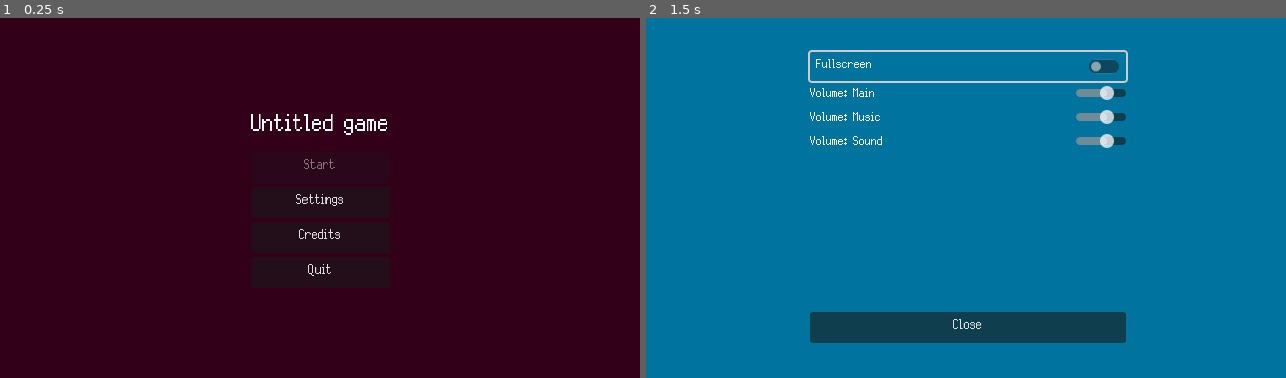
Above: before the commit, frames 1-2 (left to right).
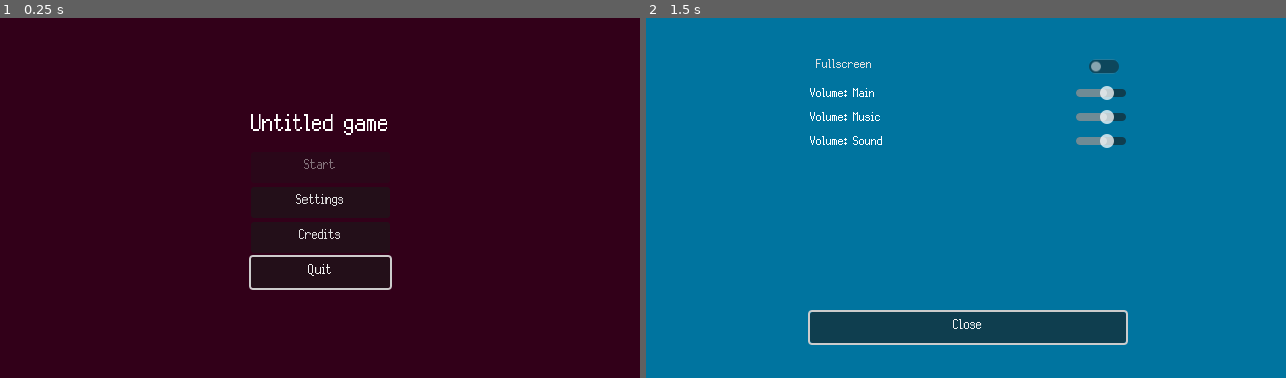
Above: after the commit, the same moments.

Repository: colinbellino/ludum-dare-53
Game: Godot game, scene res://game/main_menu/TitleUI.tscn
The game is run twice, just before and just after one commit, with the same random seed, the same clock (stepped at 60 frames per second) and the same inputs.
Inputs:
- Up to frame 1 (0.25 s): no input
- Up to frame 2 (1.5 s): click "Settings" at 0.5 s

The runs differ from the first frame. In frame 1, 0.3% of the frame differs, in the area x 38-62%, y 65-76%; in frame 2, 1.2%, in the area x 25-76%, y 8-91%.

Commit message:
Controller support: Add graceful focus recovery for modals

Diff:
--- a/game/main_menu/TitleUI.gd
+++ b/game/main_menu/TitleUI.gd
@@ -1,4 +1,7 @@
 extends CanvasLayer
+
+func _ready():
+	%Start.grab_focus()
 
 func start_game():
 	# TODO
--- a/project.godot
+++ b/project.godot
@@ -25,6 +25,8 @@
 Settings="*res://scripts/autoload/Settings.gd"
 PlayerProfile="*res://scripts/autoload/PlayerProfile.gd"
 Overlay="*res://scripts/autoload/Overlay.tscn"
+UserInteraction="*res://scripts/autoload/UserInteraction.gd"
+GameData="*res://scripts/autoload/GameData.gd"
 
 [debug]
 
--- a/scripts/autoload/Overlay.gd
+++ b/scripts/autoload/Overlay.gd
@@ -1,24 +1,36 @@
 extends Node
 
 var num_modals_open = 0
+var focus_stack = []
 
 func transition(new_scene):
 	# We can add a animation later here if we want
 	var next_scene = load(new_scene)
 	get_tree().change_scene_to_packed(next_scene)
+	# We maybe need to close all modals here?
 
 func show_modal(scene:PackedScene)->Node:
 	if num_modals_open == 0:
 		get_tree().paused = true
 	num_modals_open += 1
 
+	var focused = get_viewport().gui_get_focus_owner()
+	focus_stack.push_back(focused)
+	if focused != null:
+		focused.release_focus()
+
 	var node:Node = scene.instantiate()
 	node.process_mode = PROCESS_MODE_ALWAYS
 	add_child(node)
 	node.tree_exited.connect(self.on_modal_closed)
+
 	return node
 
 func on_modal_closed():
 	num_modals_open -= 1
 	if num_modals_open == 0:
 		get_tree().paused = false
+
+	var new_focus = focus_stack.pop_back()
+	if new_focus and is_instance_valid(new_focus):
+		new_focus.call_deferred("grab_focus")
--- /dev/null
+++ b/scripts/autoload/UserInteraction.gd
@@ -0,0 +1,24 @@
+extends Node
+
+func _ready():
+	get_tree().node_added.connect(self.setup_ui_node)
+	var node_stack = get_tree().current_scene.get_children()
+	while not node_stack.is_empty():
+		var child = node_stack.pop_front()
+		setup_ui_node(child)
+		node_stack.append_array(child.get_children())
+
+func setup_ui_node(new_node:Node)->void:
+	if new_node is BaseButton:
+		new_node.focus_entered.connect(self.ui_pointer)
+		new_node.pressed.connect(self.ui_confirm)
+		if get_viewport().gui_get_focus_owner() == null and new_node.focus_mode != 0:
+			new_node.call_deferred("grab_focus")
+
+func ui_pointer():
+	# TODO: UI Feedback sounds
+	pass
+
+func ui_confirm():
+	# TODO: UI Feedback sounds
+	pass
